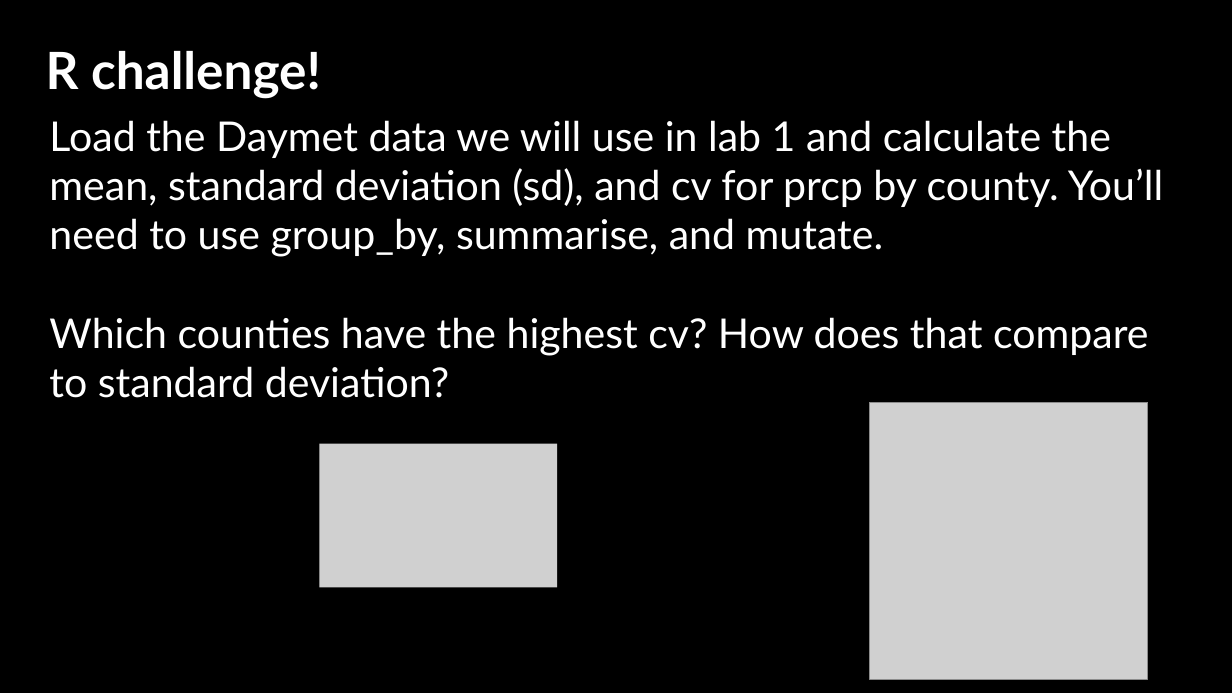
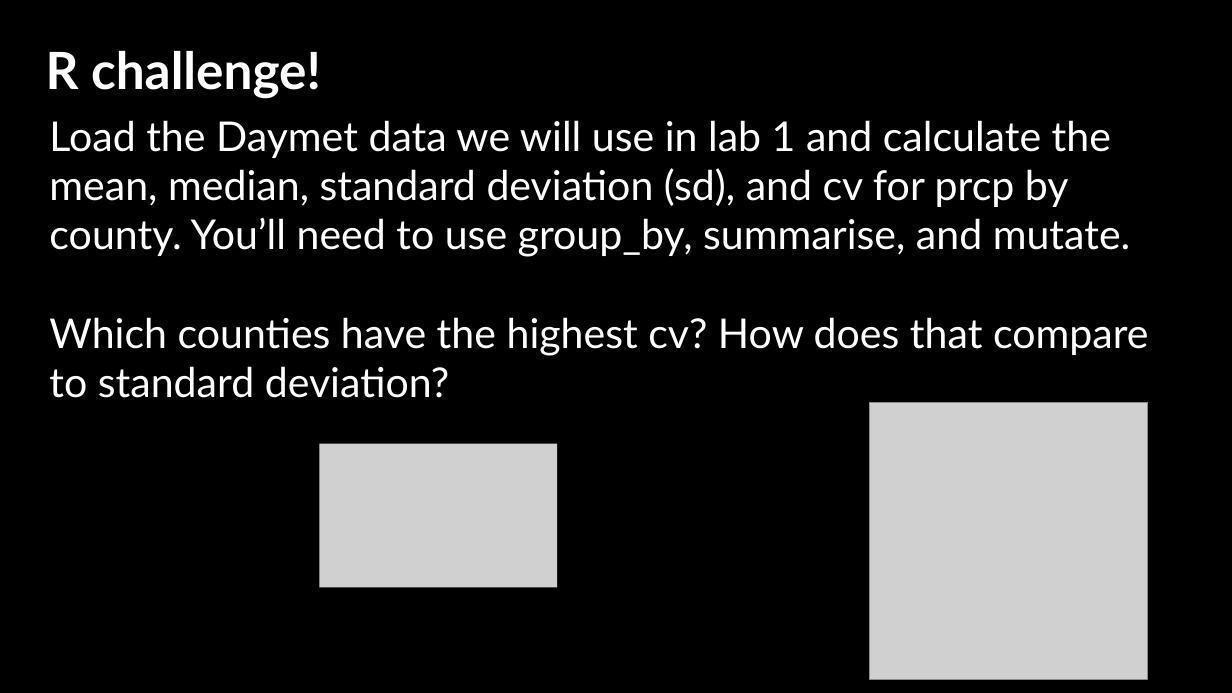
Before and after one commit to jshannon75/geog4300, a slide deck: slide 8 of in_class_slides/previous year slides/geog4300_W04-1 Classification and descriptive stats.pptx (slide 6 before the commit). Drawn at 1232x693 pixels with LibreOffice and Linux fonts; fonts in the diff are those of the drawing; grey boxes stand for pictures; background and template pictures are left out. Boxes give left, top, right and bottom in pixels: in the first picture for what was removed or moved away, otherwise in the second. Text is boxed around its words. In the diff, an @@ line names an element or a change of style, - is before the commit and + after.

```diff
--- a/in_class_slides/previous year slides/geog4300_W04-1 Classification and descriptive stats.pptx
+++ b/in_class_slides/previous year slides/geog4300_W04-1 Classification and descriptive stats.pptx
@@ text at box(49, 120, 1131, 257): text changed @@
-Load the Daymet data we will use in lab 1 and calculate the mean, standard deviation (sd), and cv for prcp by county. You’ll need to use group_by, summarise, and mutate.
+Load the Daymet data we will use in lab 1 and calculate the mean, median, standard deviation (sd), and cv for prcp by county. You’ll need to use group_by, summarise, and mutate.
```
Also in this commit, not shown: 2 other slides changed, 5 slides added, 4 slides removed, 6 other files.
